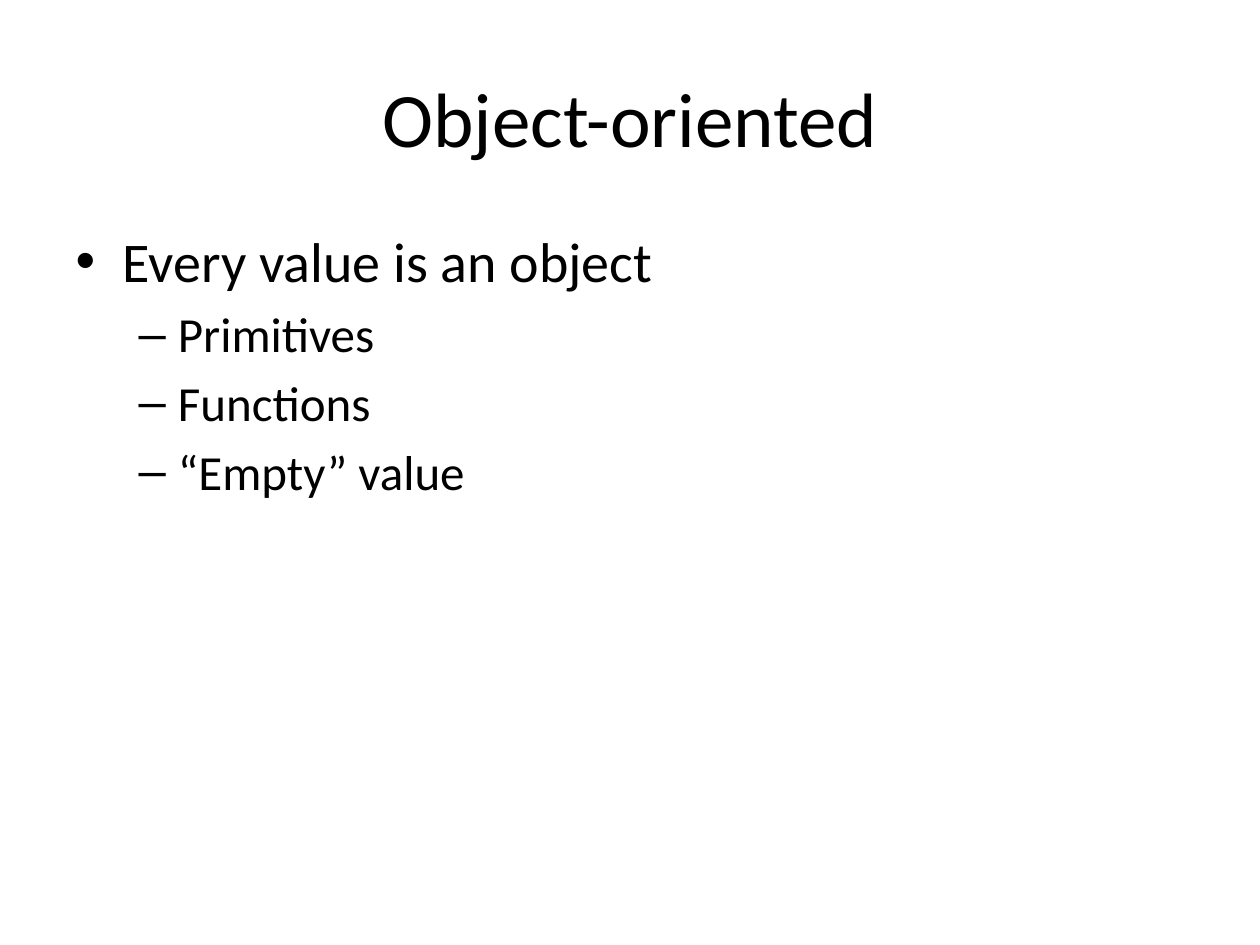
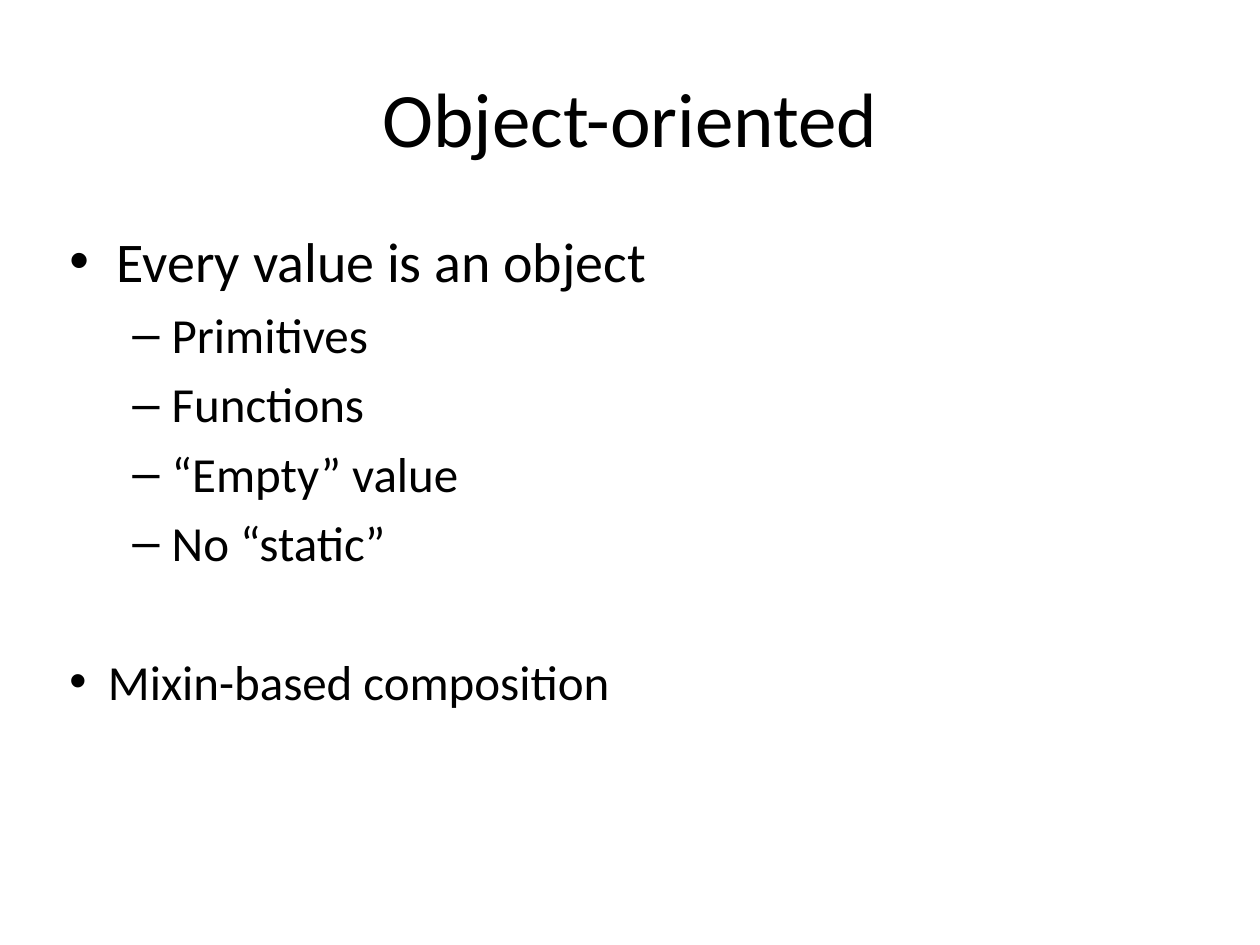
Before and after one commit to Igerly/scalaBasics, a slide deck: slide 9 of Scala.pptx (slide 3 before the commit). Drawn at 1260x945 pixels with LibreOffice and Linux fonts; fonts in the diff are those of the drawing. Boxes give left, top, right and bottom in pixels: in the first picture for what was removed or moved away, otherwise in the second. Text is boxed around its words. In the diff, an @@ line names an element or a change of style, - is before the commit and + after.

Commit message:
changes

```diff
--- a/Scala.pptx
+++ b/Scala.pptx
@@ text at [108,526,609,708]: paragraphs added @@
+  – No “static”
+• Mixin-based composition
```
Also in this commit, not shown: 3 other slides changed, 12 slides added.
